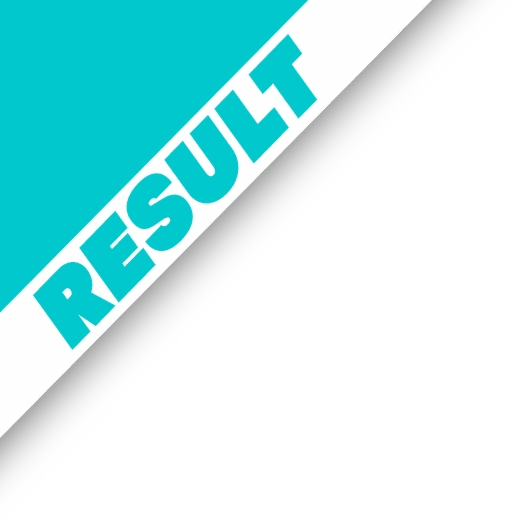
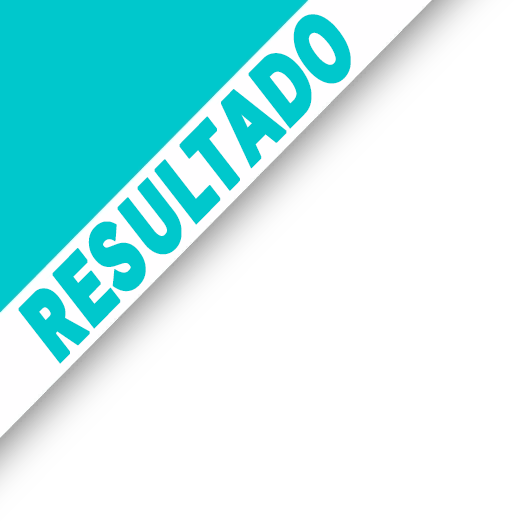
Before/after of a (514, 522) layered artwork. What changed in the layer stack:
added group "Agrupar 2" with 2 layers above "Agrupar 1 copiar" over [18, 14, 351, 364]
added layer "RESULTADO" (1st of 2, in "Agrupar 2") in group "Agrupar 2" over [18, 14, 351, 364]
added layer "Clean" above "Original" over [26, 25, 330, 354]
